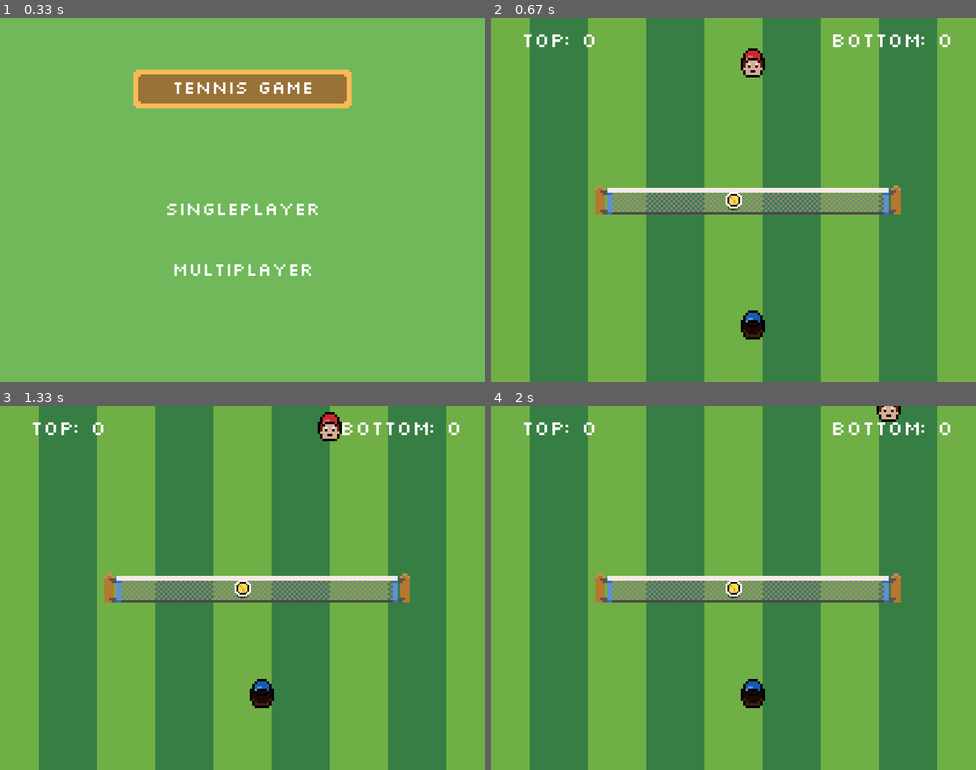
Above: before the commit, frames 1-4 (two rows, left to right).
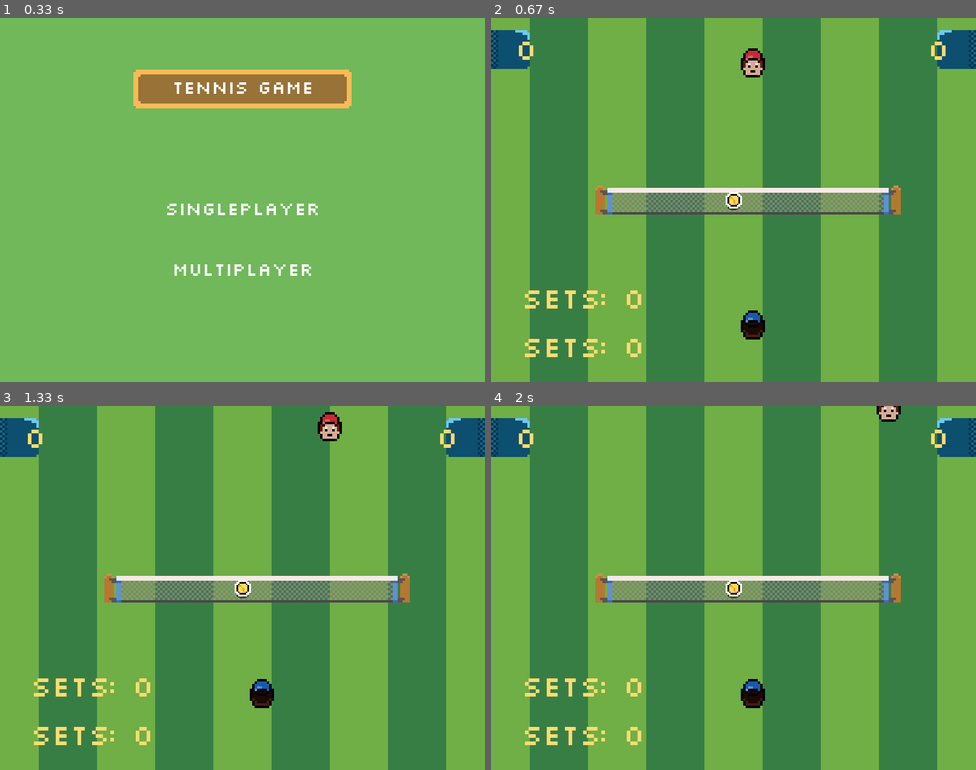
Above: after the commit, the same moments.

Repository: nickbarrie/pygame-tennis
Game: pygame game, started from game.py
Same seed, same stepped clock (60 frames per second), same inputs: the game is played once before the commit and once after it.
Inputs (mouse positions are in pixels of both pictures, inside the frame that each line leads up to):
- Up to frame 1 (0.33 s): no input
- Up to frame 2 (0.67 s): click "Singleplayer" at 0.38 s
- Up to frame 3 (1.33 s): hold D 0.67-1.13 s; move the mouse to (223, 602) at 0.7 s; hold W from 1.17 s (still down)
- Up to frame 4 (2 s): release W at 1.47 s; hold D 1.5-1.97 s

Frame 1 is identical in both runs. In frame 2, 2.9% of the frame differs, in the area x 0-100%, y 3-94%; in frame 3, 2.9%; in frame 4, 2.9%.

Commit message:
improved tennis logic

Diff:
--- a/game.py
+++ b/game.py
@@ -32,7 +32,7 @@
         self.net = Net(sprite_sheet, self.net_width, self.net_height)
 
 
-        self.font = pygame.font.Font('silkscreen.ttf', 36)
+        self.font = pygame.font.Font('silkscreen.ttf',50)
         self.screen = screen
 
         self.local_player = None  # Initialize local player
@@ -45,6 +45,7 @@
         self.player_id = 0  # Player's ID (0 or 1 for multiplayer)
 
         self.grass_sprite = self.get_sprite(sprite_sheet, 48, 0, 16, 16)
+        self.score_plaque = self.get_sprite(sprite_sheet, 9 * SPRITE_SIZE, 0, 16, 16)
 
     def set_state(self, new_state):
         self.game_state = new_state
@@ -62,14 +63,39 @@
             for x in range(-32, WINDOW_WIDTH, 16 * SCALE_FACTOR * 3):  # Step by sprite width
                 self.screen.blit(scaled_image, (x, y))  # Draw grass at (x, y)
 
+    def convert_score_to_tennis_points(self,score):
+            if score == 0:
+                return 0
+            elif score == 1:
+                return 15
+            elif score == 2:
+                return 30
+            elif score == 3:
+                return 40
+            elif score >= 4:  # Only applies when player wins the game
+                return 50
+
     def draw_scores(self):
         # Render the text for both player and AI scores
-        player_text = self.font.render(f"Top: {self.top_player.score}", True, WHITE)
-        ai_text = self.font.render(f"Bottom: {self.bottom_player.score}", True, WHITE)
+        score_plaque = pygame.transform.scale(self.score_plaque, ( SPRITE_SIZE* SCALE_FACTOR , SPRITE_SIZE* SCALE_FACTOR ))
+        score_plaque_flipped = pygame.transform.flip(score_plaque, True, False)
+
+        self.screen.blit(score_plaque, (WINDOW_WIDTH - score_plaque.get_width(), 20))
+        self.screen.blit(score_plaque_flipped, (0, 20))
+
+        top_player_score = self.convert_score_to_tennis_points(self.top_player.score)
+        top_score = self.font.render(f"{top_player_score}", True, YELLOW)
+        top_sets = self.font.render(f"Sets: {self.top_player.sets}", True, YELLOW)
+
+        bottom_player_score = self.convert_score_to_tennis_points(self.bottom_player.score)
+        bottom_score = self.font.render(f"{bottom_player_score}", True, YELLOW)
+        bottom_sets = self.font.render(f"Sets: {self.bottom_player.sets}", True, YELLOW)
 
         # Display the scores in the top left and right corners
-        self.screen.blit(player_text, (50, 20))
-        self.screen.blit(ai_text, (WINDOW_WIDTH - 60 * SCALE_FACTOR, 20))
+        self.screen.blit(top_score, (10 * SCALE_FACTOR, 30))
+        self.screen.blit(top_sets, (50, WINDOW_HEIGHT - 40 * SCALE_FACTOR))
+        self.screen.blit(bottom_score, ( WINDOW_WIDTH -20 * SCALE_FACTOR, 30))
+        self.screen.blit(bottom_sets, (50, WINDOW_HEIGHT - 20 * SCALE_FACTOR))
 
     def check_point(self):
         if self.ball.y < 0:
@@ -152,9 +178,11 @@
             self.remote_player.y = game_state['players'][opponent_id]['y']
             self.remote_player.swinging = game_state['players'][opponent_id]['swinging']
             self.remote_player.score = game_state['players'][opponent_id]['score']
+            self.remote_player.sets = game_state['players'][opponent_id]['sets']
             self.remote_player.serving = game_state['players'][opponent_id]['serving']
             # Update local player score
             self.local_player.score = game_state['players'][self.player_id]['score']
+            self.local_player.sets = game_state['players'][self.player_id]['sets']
             self.local_player.serving = game_state['players'][self.player_id]['serving']
 
             # Update ball position
--- a/player.py
+++ b/player.py
@@ -33,7 +33,9 @@
         self.serve_speed_multiplier = 2
         self.side = side # 1 for top -1 for bottom
         self.score = 0
+        self.sets = 0
         self.serving = False
+        self.advantage = False
 
 
     def move(self, keys):
--- a/server.py
+++ b/server.py
@@ -22,8 +22,8 @@
         self.game_state = {
             "ball": {"x": self.ball.x, "y": self.ball.y, "z": self.ball.z, "speed_x": self.ball.speed_x, "speed_y": self.ball.speed_y, "served": self.ball.served, "angle": self.ball.angle},
             "players": [
-                {"x": self.player_1.x, "y": self.player_1.y, "score": 0, "swinging": False, "serving": False},
-                {"x": self.player_2.x, "y": self.player_2.y, "score": 0, "swinging": False, "serving": False}
+                {"x": self.player_1.x, "y": self.player_1.y, "score": 0, "sets" : 0, "swinging": False, "serving": False},
+                {"x": self.player_2.x, "y": self.player_2.y, "score": 0, "sets" : 0, "swinging": False, "serving": False}
             ]
         }
 
@@ -57,9 +57,9 @@
             print("Ball out of bounds horizontally")
             self.ball.in_play = False
             if self.ball.speed_y < 0:  # Ball was moving towards player 2's side
-                self.handle_point_scored(self.player_1)
+                self.handle_point_scored(self.player_1,self.player_2)
             else:  # Ball was moving towards player 1's side
-                self.handle_point_scored(self.player_2)
+                self.handle_point_scored(self.player_2, self.player_1)
             self.point_settled_time = pygame.time.get_ticks()
 
         # Out of bounds vertically (top or bottom)
@@ -68,9 +68,9 @@
             print("Ball out of bounds vertically")
             self.ball.in_play = False
             if self.ball.speed_y < 0:  # Ball hit out on player 1's side
-                self.handle_point_scored(self.player_2)
+                self.handle_point_scored(self.player_2, self.player_1)
             else:  # Ball hit out on player 2's side
-                self.handle_point_scored(self.player_1)
+                self.handle_point_scored(self.player_1,self.player_2)
             self.point_settled_time = pygame.time.get_ticks()
 
         # Net collision
@@ -79,9 +79,9 @@
             print("Ball hit the net")
             self.ball.in_play = False
             if self.ball.speed_y > 0:  # ball bounces backwards to player 2's side
-                self.handle_point_scored(self.player_1)
+                self.handle_point_scored(self.player_1,self.player_2)
             else:  # Ball was moving towards player 1's side
-                self.handle_point_scored(self.player_2)
+                self.handle_point_scored(self.player_2, self.player_1)
             self.point_settled_time = pygame.time.get_ticks()
 
         # Check for multiple bounces
@@ -89,16 +89,66 @@
             print("Ball bounced more than once")
             self.ball.in_play = False
             if self.ball.speed_y < 0:   # Player 1 hit the ball last, so Player 1 wins the point
-                self.handle_point_scored(self.player_1)
+                self.handle_point_scored(self.player_1,self.player_2)
             else:  # Player 2 hit the ball last, so Player 1 wins the point
-                self.handle_point_scored(self.player_2)
+                self.handle_point_scored(self.player_2, self.player_1)
             self.point_settled_time = pygame.time.get_ticks()
 
-
-
-    def handle_point_scored(self, player):
-        """ Handle when a point is scored and decide the next server """
-        player.score += 1  # Increment player score
+    def handle_set_scored(self, playerThatWonSet, playerThatLostSet):
+        """Handle when a set is scored and manage tennis scoring rules"""
+
+        if playerThatWonSet.sets == 6 and playerThatLostSet.sets < 5:
+            print(f"Player {playerThatWonSet.side} wins the match")
+        elif (playerThatWonSet.sets == 6 and playerThatLostSet.sets == 5) or (playerThatWonSet.sets == 7 and playerThatLostSet.sets <= 5):
+            print(f"Player {playerThatWonSet.side} wins the set")
+        elif playerThatWonSet.sets == 6 and playerThatLostSet.sets == 6:
+            print(f"Player {playerThatWonSet.side} wins the tiebreak")
+        else:
+            playerThatWonSet.sets += 1
+            return  # Exit without resetting sets if the set is not yet won
+
+        # Reset sets after a set or match win
+        playerThatWonSet.sets = 0
+        playerThatLostSet.sets = 0
+
+    def handle_point_scored(self, playerThatWonPoint, playerThatLostPoint):
+        """Handle when a point is scored and manage tennis scoring rules"""
+
+        # Check if the game is in deuce
+        if playerThatWonPoint.score == 3 and playerThatLostPoint.score == 3:
+            if playerThatWonPoint.advantage:
+                print(f"Player {playerThatWonPoint.side} wins the game")
+                playerThatWonPoint.score = 0
+                playerThatLostPoint.score = 0
+                playerThatWonPoint.advantage = False  # Reset advantage after winning
+                self.determine_server()  # Decide the next server
+                return
+            elif playerThatLostPoint.advantage:
+                print(f"Back to deuce!")
+                playerThatLostPoint.advantage = False  # Remove advantage from opponent
+                return
+            else:
+                print(f"Deuce! Player {playerThatWonPoint.side} gains advantage.")
+                playerThatWonPoint.advantage = True
+                return
+
+        # Normal point progression until 40
+        if playerThatWonPoint.score < 3:  # Points below 40
+            playerThatWonPoint.score += 1
+        elif playerThatWonPoint.score == 3:  # If the player scores and already has 40
+            if playerThatLostPoint.score < 3:  # Player wins the game if opponent has less than 40
+                print(f"Player {playerThatWonPoint.side} wins the game")
+                playerThatWonPoint.score = 0
+                playerThatLostPoint.score = 0
+                playerThatWonPoint.advantage = False
+                self.handle_set_scored(playerThatWonPoint, playerThatLostPoint)
+                self.determine_server()  # Decide the next server
+                return
+            else:  # If both are at 40, the game goes to deuce
+                print(f"Deuce!")
+                return
+
+
 
 
     def update_game_state(self):
@@ -162,6 +212,8 @@
 
         self.game_state['players'][0]['score'] = self.player_1.score
         self.game_state['players'][1]['score'] = self.player_2.score
+        self.game_state['players'][0]['sets'] = self.player_1.sets
+        self.game_state['players'][1]['sets'] = self.player_2.sets
 
         # Send the updated game state to all clients
         for client in self.clients:
--- a/settings.py
+++ b/settings.py
@@ -10,3 +10,4 @@
 RED = (255, 0, 0)
 GREEN = (112, 184, 90)
 GRAY = (128, 128, 128)
+YELLOW = (255, 219, 112)
Binary file changed: sprites.png
Not shown, changed: sprites.png~
